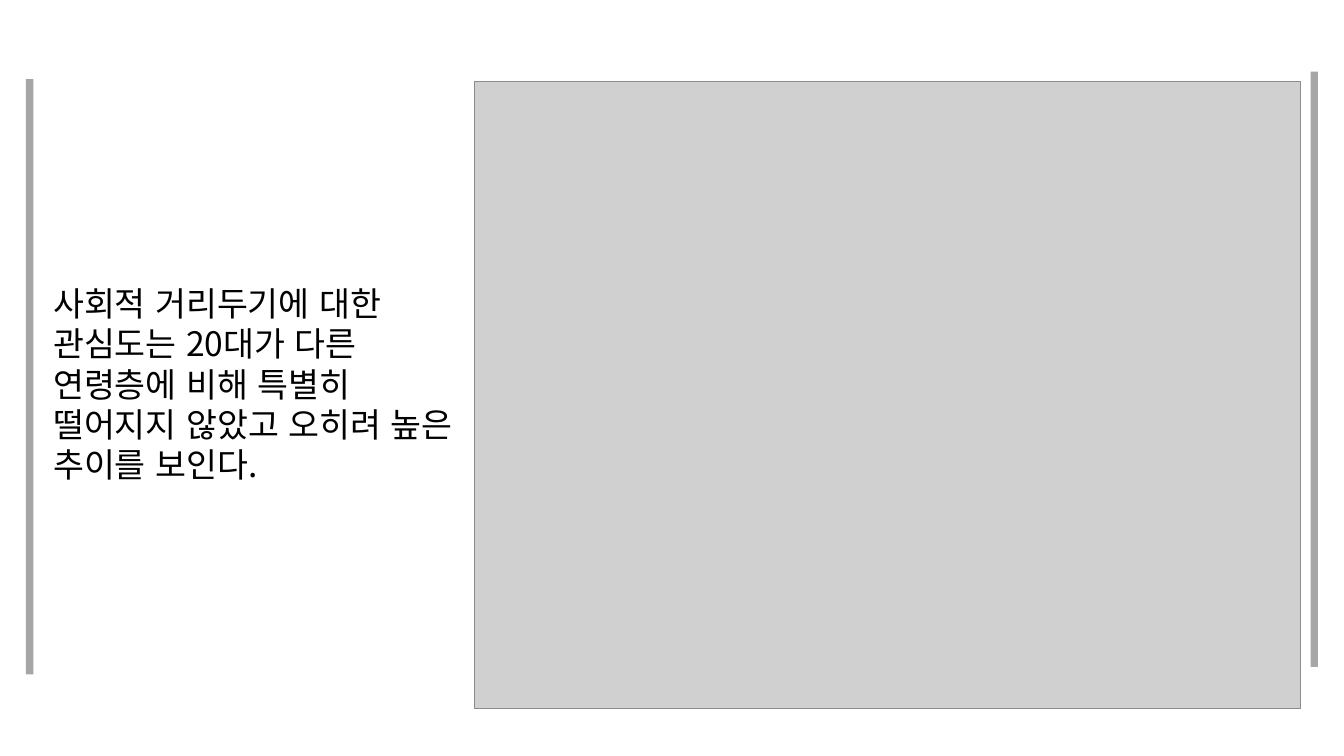
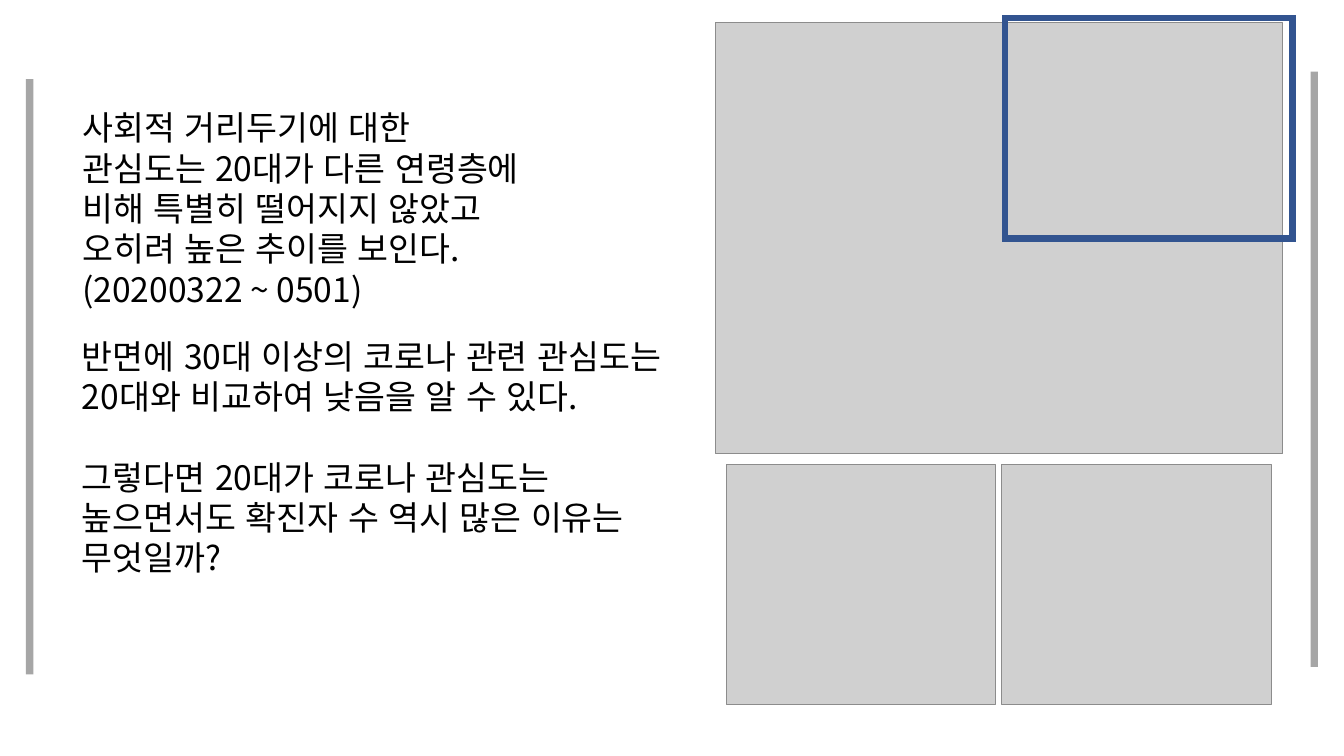
Before and after one commit to JooEHyeon/CORONA19_data_analysis, a slide deck: slide 12 of 최종합본.pptx. Drawn at 1344x756 pixels with LibreOffice and Linux fonts; fonts in the diff are those of the drawing; grey boxes stand for pictures. Boxes give left, top, right and bottom in pixels: in the first picture for what was removed or moved away, otherwise in the second. Text is boxed around its words. In the diff, an @@ line names an element or a change of style, - is before the commit and + after.

```diff
--- a/최종합본.pptx
+++ b/최종합본.pptx
@@ picture: place and size @@
-picture at box(475, 82, 1301, 709)
+picture at box(715, 23, 1282, 454)
@@ rectangle added at box(1005, 18, 1293, 239), outline #325491 4.5 pt @@
@@ text at box(82, 112, 519, 309): text changed @@
-사회적 거리두기에 대한 관심도는 20대가 다른 연령층에 비해 특별히 떨어지지 않았고 오히려 높은 추이를 보인다.
+사회적 거리두기에 대한 관심도는 20대가 다른 연령층에 비해 특별히 떨어지지 않았고 오히려 높은 추이를 보인다. (20200322 ~ 0501)
@@ text added at box(82, 341, 661, 573), 24 pt, text #000000 @@
+반면에 30대 이상의 코로나 관련 관심도는 20대와 비교하여 낮음을 알 수 있다.
+그렇다면 20대가 코로나 관심도는 높으면서도 확진자 수 역시 많은 이유는 무엇일까?
@@ picture added at box(726, 465, 995, 705) @@
@@ picture added at box(1002, 465, 1271, 705) @@
```
Also in this commit, not shown: 24 other slides changed, 1 slide added, 2 slides removed.
